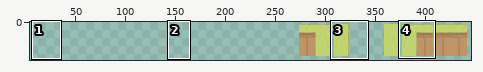
Sprite sheet -- source/core/assets/images/dirt_wall.png. The picture above shows the old version from afar; the outline marks the close-up.
Close-up. Old version:
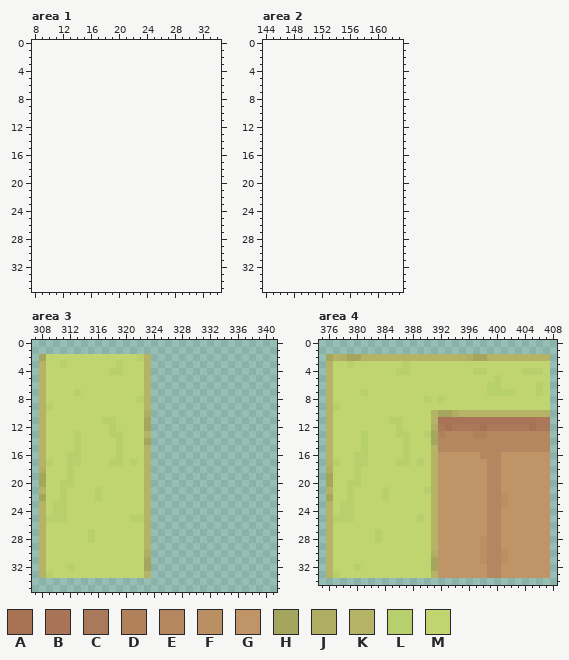
The file is 256x64 pixels. Colours within 5 levels of each other are drawn and written as one. Shown: area 1: x 8..34, y 0..35; area 2: x 144..163, y 0..35; area 3: x 307..341, y 0..35; area 4: x 375..408, y 0..34. The old version is drawn lined up with the new one, on the new canvas. The wide view leaves out empty margins. The commit also changed other parts of the picture, which this record leaves out.
Palette (. is transparent): A #a67251  B #a97358  C #aa7959  D #b0815b  E #b48760  F #ba8f64  G #bf9567  H #a5a65e  J #afae63  K #b5b366  L #b8d06c  M #c0d570
Pixels before, area 3, first column x 308:
 2 HMMMMMMMMMMMMMLK
 3 KMMLMMMMMMMLMMMK
 4 KMMMMMMMMMLLMMMK
 5 KMMMMMMMMMMMMMMK
 6 KMMMMMMMMMMMMMMK
 7 KMMMMLMMMMMMMMMK
 8 KMMMMMMMMMMMMMLK
 9 KLMMMMMMMMMMMMMK
10 KMMMMMMMMMMMMMMJ
11 KMMMMMMMMLLMMMMH
12 KMMMMMMMMMLMMMMH
13 KMMMMLMMMMLLMMMK
14 KMMMMLMMMMMLMMMH
15 KMMMMLMMMMMLMMMK
16 KMMMLLMMMMMLMMMK
17 KLMMLLMMMMLLMLMK
18 JMMMLMMMMMMMMMMK
19 HMMMLMMMMMMMMMMK
20 HMMLLMMMMMMMMMMK
21 KMMLMMMMLMMMMMMK
22 HMMLMMMMLMMMMMMK
23 KMLLMMMMMMMMMMMK
24 KMLLMMMMMMMMMMMK
25 KLLLMMMMMMMMMLLK
26 KMMMMMMMMMMMMMMK
27 KMMMMMMLMMMMMMMK
28 KMMMMMMLMMMMMMMK
29 KMMMMMMMMMMMMMMK
30 KMMMMMMMMMMMMMMJ
31 KMMMMMMMMMMMMMMH
32 KMMMLMMMMMMMMMMH
33 KLMMMMMMMMMMMMMK
Pixels before, area 4, first column x 376:
 2 HKJHHKKKKKKKKKKKKKKKJHHKKKKKKKKK
 3 KMMLMMMMMMMLMMMMMMMMMMMMMMMMMMMM
 4 KMMMMMMMMMLLMMMMMMMMMLLMMMMMLLLM
 5 KMMMMMMMMMMMMMMMMMMMMMMMLMMMMMMM
 6 KMMMMMMMMMMMMMMMMMMMMMMLLMMMMMLM
 7 KMMMMLMMMMMMMMMMMMMMMMMLLLLMMMLM
 8 KMMMMMMMMMMMMMLMLMMMMMMMMMMMMMMM
 9 KLMMMMMMMMMMMMMMMMMMMMMMMMMMMMMM
10 KMMMMMMMMMMMMMMKHHJKKKKKKKKKKKKK
11 KMMMMMMMMLLMMMMKBBBBBBBBBBBBBBCC
12 KMMMMMMMMMLMMMMJCACCCCACCCCCCACC
13 KMMMMLMMMMLLMMLHDEEEEDDEEEEEEEEE
14 KMMMMLMMMMMLMMMHEEEEEEEEEEEEEEEE
15 KMMMMLMMMMMLMMMKEEEEEEEEEEEEEEEE
16 KMMMLLMMMMMLMMMKGGGGGGEEEGGGGGGG
17 KLMMLLMMMMLLMLMKGGGGGGGEEGGGGGGG
18 JMMMLMMMMMMMMMMKGGGGGGGEEGGGGGGG
19 HMMMLMMMMMMMMMMKGGGGGGGEEGGGGGGG
20 HMMLLMMMMMMMMMMKGGGGGGGEEGGGGGGG
21 KMMLMMMMLMMMMMLKGGGGGGGEEGGGGGGG
22 HMMLMMMMLMMMMMMKGGGGGGGEEFGGGGGG
23 KMLLMMMMMMMMMMMKGGGGGGGEEFGGGGGG
24 KMLLMMMMMMMMMMMKGGGGGGGEEGGGGGGG
25 KLLLMMMMMMMMMLMKGGGGGGGEEGGGGGGG
26 KMMMMMMMMMMMMMMKGGGGGGGEEGGGGGGG
27 KMMMMMMLMMMMMMMKGGGGGGGEEGGGGGGG
28 KMMMMMMLMMMMMMMKGGGGGGFEEGGGGGGG
29 KMMMMMMMMMMMMMMKGGGGGGFEEGGGGGGG
30 KMMMMMMMMMMMMMMJGGGGGGFEEFGGGGGG
31 KMMMMMMMMMMMMMMHGGGGGGFEEFGGGGGG
32 KMMMLMMMMMMMMMMHGGGGGGGEEGGGGGGG
33 KLMMMMMMMMMMMMMKGGGGGGGEEGGGGGGG
After the commit:
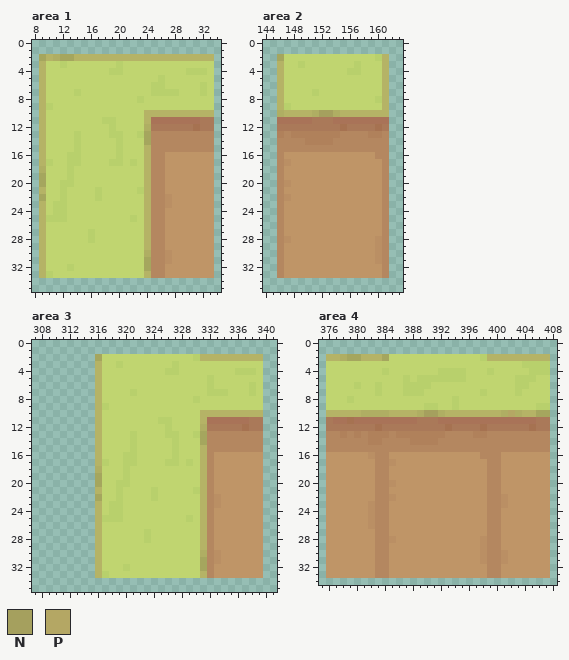
Colours new in this view: N #a5a05e  P #b4a764
Diff:
canvas 256x64 -> 512x64, the old top-left corner now at 272,0 (the part of the old canvas that was cut away was empty and is not shown)
Changed rows in their new state; - is an unchanged pixel.
Area 1:
first column x 9:
 2 HKJHHKKKKKKKKKKKKKKKKKKKK
 3 KMMLMMMMMMMLMMMMMMMMMMMMM
 4 KMMMMMMMMMLLMMMMMMMMMLLLM
 5 KMMMMMMMMMMMMMMMMLMMMMMMM
 6 KMMMMMMMMMMMMMMMLLMMMMMLM
 7 KMMMMLMMMMMMMMMMLLLLMMMLM
 8 KMMMMMMMMMMMMMLMMMMMMMMMM
 9 KLMMMMMMMMMMMMMMMMMMMMMMM
10 KMMMMMMMMMMMMMMKKKKKKKKKK
11 KMMMMMMMMLLMMMMKBBBBBBBCC
12 KMMMMMMMMMLMMMMJCCCCCCACC
13 KMMMMLMMMMLLMMLHEEEEEEEEE
14 KMMMMLMMMMMLMMMHEEEEEEEEE
15 KMMMMLMMMMMLMMMKEEEEEEEEE
16 KMMMLLMMMMMLMMMKEEGGGGGGG
17 KLMMLLMMMMLLMLMKEEGGGGGGG
18 JMMMLMMMMMMMMMMKEEGGGGGGG
19 HMMMLMMMMMMMMMMKEEGGGGGGG
20 HMMLLMMMMMMMMMMKEEGGGGGGG
21 KMMLMMMMLMMMMMLKEEGGGGGGG
22 HMMLMMMMLMMMMMMKEEFGGGGGG
23 KMLLMMMMMMMMMMMKEEFGGGGGG
24 KMLLMMMMMMMMMMMKEEGGGGGGG
25 KLLLMMMMMMMMMLMKEEGGGGGGG
26 KMMMMMMMMMMMMMMKEEGGGGGGG
27 KMMMMMMLMMMMMMMKEEGGGGGGG
28 KMMMMMMLMMMMMMMKEEGGGGGGG
29 KMMMMMMMMMMMMMMKEEGGGGGGG
30 KMMMMMMMMMMMMMMJEEFGGGGGG
31 KMMMMMMMMMMMMMMHEEFGGGGGG
32 KMMMLMMMMMMMMMMHEEGGGGGGG
33 KLMMMMMMMMMMMMMKEEGGGGGGG
Area 2:
first column x 146:
 2 HMMMMMMMMMMMMMLK
 3 KMMLMMMMMMMLMMMK
 4 KMMMMMMMMMLLMMMK
 5 KMMMMMMMMMMMMMMK
 6 KMMMMMMMMMMMMMMK
 7 KMMMMLMMMMMMMMMK
 8 KMMMMMMMMMMMMMLK
 9 KLMMMMMMMMMMMMMK
10 JKKKKJNNJKKKKKKK
11 BBBBBCCCBBBBBBBB
12 CCCCCCCCCACCCCAC
13 DEDDDDDDDEEEEDDE
14 EEEEDDDDEEEEEEEE
15 EEEEEEEEEEEEEEEE
16 EGGGGGGGGGGGGGEE
17 EFGGGGGGGGGGGGGE
18 EGGGGGGGGGGGGGGE
19 EGGGGGGGGGGGGGGE
20 EFGGGGGGGGGGGGGE
21 EGGGGGGGGGGGGGGE
22 EFGGGGGGGGGGGGGE
23 EGGGGGGGGGGGGGGE
24 EGGGGGGGGGGGGGGE
25 EGGGGGGGGGGGGGGE
26 EGGGGGGGGGGGGGGE
27 EGGGGGGGGGGGGGGE
28 EFGGGGGGGGGGGGFE
29 EGGGGGGGGGGGGGFE
30 EGGGGGGGGGGGGGFE
31 EGGGGGGGGGGGGGFE
32 EGGGGGGGGGGGGGGE
33 EGGGGGGGGGGGGGGE
Area 3:
first column x 308:
 2 ........H-----MMMMMMMMLKKKKKKKKK
 3 ........K------MMMMLMMMMMMMMMMMM
 4 ........K-MM---MMMLLMMMMMMMMLLLM
 5 ........K------MMMMMMMMMLMMMMMMM
 6 ........K------MMMMMMMMMLMMMMMLM
 7 ........K----L-MMMMMMMMMLLLMMMLM
 8 ........K-----MMMMMMMMLMMMMMMMMM
 9 ........KL-----MMMMMMMMMMMMMMMMM
10 ........K------MMMMMMMMKKKKKKKKK
11 ........KMM----MMLLMMMMKBBBBBBCC
12 ........K-M----MMMLMMMMJCCCCCACC
13 ........K-MM-L-MMMLLMMLHEEEEEEEE
14 ........K--M-L-MMMMLMMMHEEEEEEEE
15 ........K--M-L-MMMMLMMMKEEEEEEEE
16 ........K--MLL-MMMMLMMMKEGGGGGGG
17 ........KLMML--MMMLLMLMKEGGGGGGG
18 ........J---L--MMMMMMMMKEGGGGGGG
19 ........H---L--MMMMMMMMKEGGGGGGG
20 ........H--LL--MMMMMMMMKEGGGGGGG
21 ........K--L---MLMMMMMLKEGGGGGGG
22 ........H--L---MLMMMMMMKEFGGGGGG
23 ........K-LL---MMMMMMMMKEFGGGGGG
24 ........K-LL---MMMMMMMMKEGGGGGGG
25 ........KLLL-MMMMMMMMLMKEGGGGGGG
26 ........K------MMMMMMMMKEGGGGGGG
27 ........K------LMMMMMMMKEGGGGGGG
28 ........K------LMMMMMMMKEGGGGGGG
29 ........K------MMMMMMMMKEGGGGGGG
30 ........K------MMMMMMMMJEFGGGGGG
31 ........K------MMMMMMMMHEFGGGGGG
32 ........K---L--MMMMMMMMHEGGGGGGG
33 ........KL-----MMMMMMMMKEGGGGGGG
Area 4:
first column x 376:
 2 K-------HMMMMMMMMMMMMML---------
 3 M--M-------M----------------LLLL
 4 M-------L-MM----LLLL-MML----M--L
 5 M----------L-LLLLLLL----M--LLL--
 6 M---L--L---LLLL--------MM--LL-M-
 7 M----M-L---LLL--------LMMMML--M-
 8 M--L----------M-M-L-------------
 9 MM------------LL--L-----------LL
10 -KKKKJJJJKKKKJNNJKK------JPJ--HH
11 CBBABBBBBBBBBCCC----------------
12 CCCCCCCACCCCCCCC----------------
13 EEDEDEDDDEDDDDDD----------------
14 EEEEEEDDEEEEDDDD----------------
15 EEEEEEEEEEEEEEEE----------------
16 GGGGGGFEEGGGGGGG----------------
17 GGGGGGGEEFGGGGGG----------------
18 GGGGGGGEEGGGGGGG----------------
19 GGGGGGGEEGGGGGGG----------------
20 GGGGGGGEEFGGGGGG----------------
21 GGGGGGGEEGGGGGGG----------------
22 GGGGGGGEEFGGGGGG----------------
23 GGGGGGFEEGGGGGGG----------------
24 GGGGGGFEEGGGGGGG----------------
25 GGGGGGFEEGGGGGGG----------------
26 GGGGGGFEEGGGGGGG----------------
27 GGGGGGGEEGGGGGGG----------------
28 GGGGGGGEEFGGGGGG----------------
29 GGGGGGGEEGGGGGGG----------------
30 GGGGGGGEEGGGGGGG----------------
31 GGGGGGGEEGGGGGGG----------------
32 GGGGGGGEEGGGGGGG----------------
33 GGGGGGGEEGGGGGGG----------------
Where, in picture pixels (left, top, right, bottom), the same in both close-ups:
added: (39, 54, 214, 278)
added: (277, 54, 389, 278)
changed: (39, 354, 263, 578)
changed: (326, 354, 550, 578)
